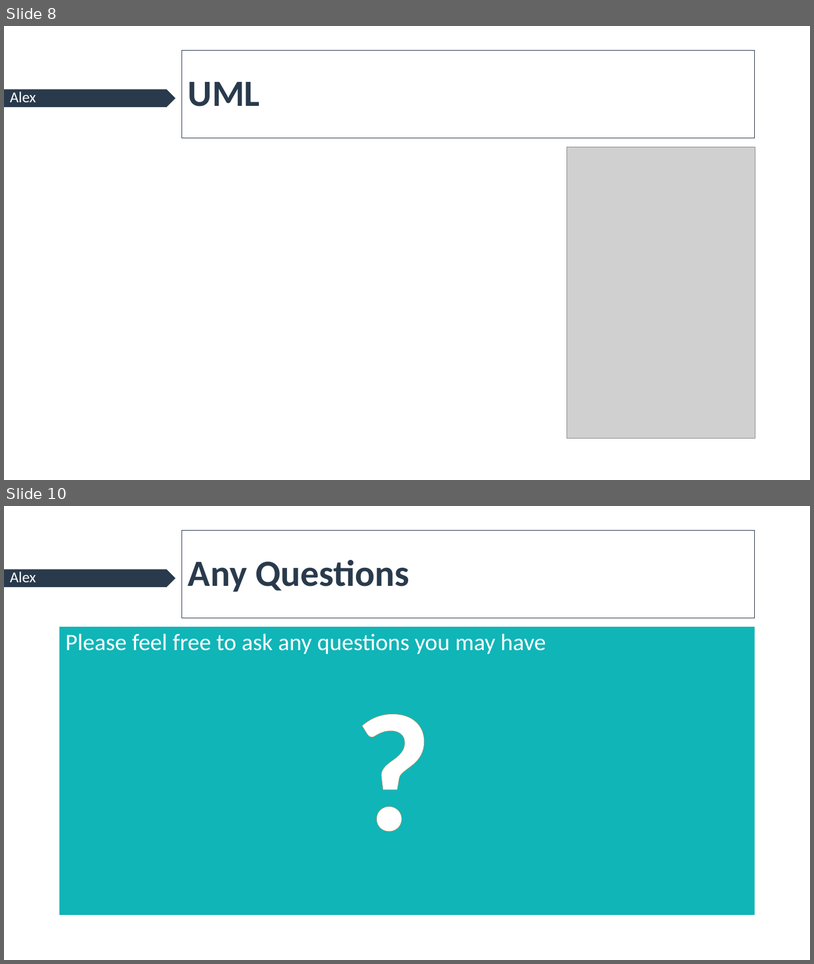
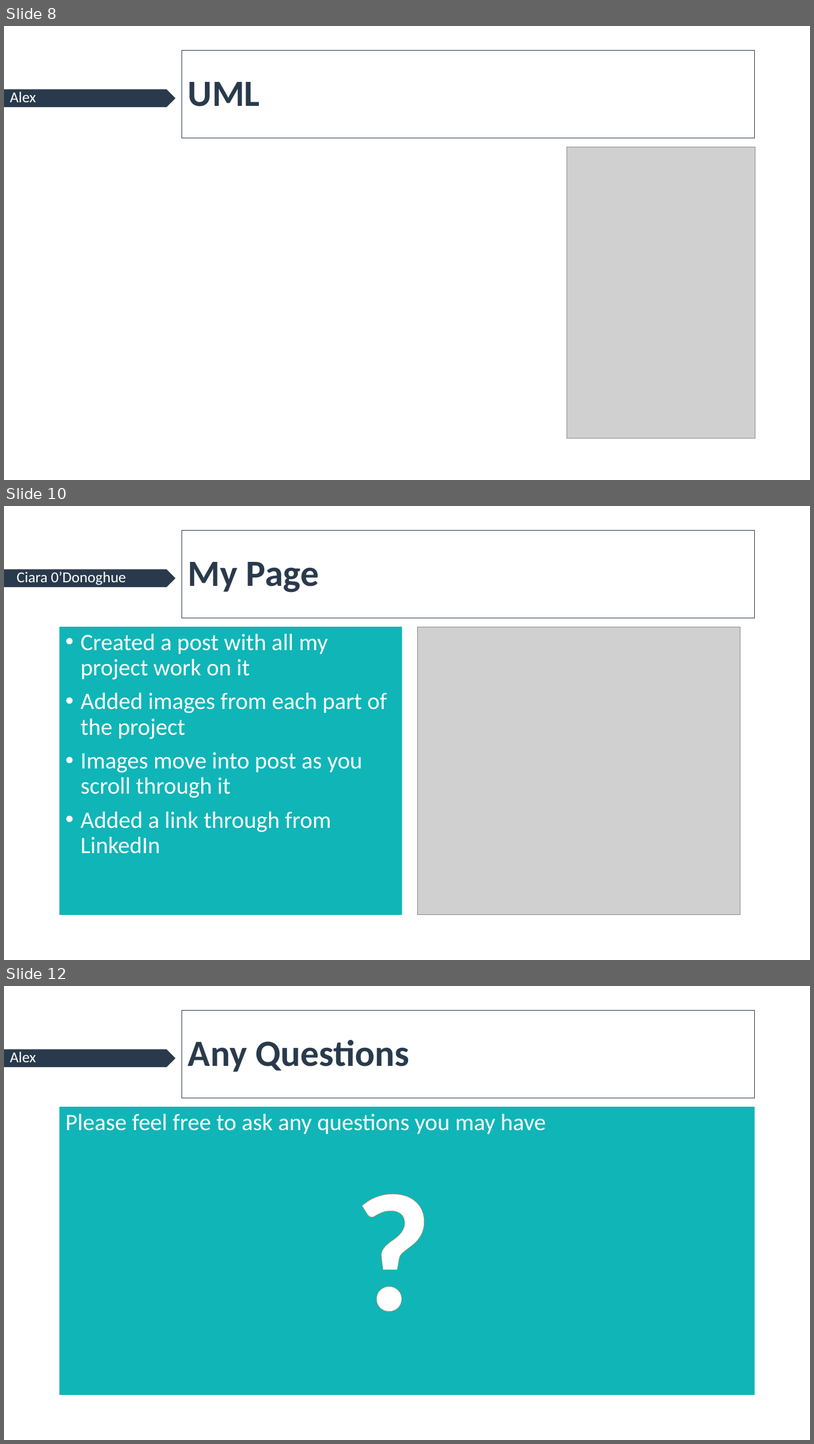
Before and after one commit to x16110498/SABProject, a slide deck: MCTV LTD Presentation.pptx. Shown one above the other, each under a label of ours: slides 8 and 10 before the commit, slides 8, 10 and 12 after it; the slides between them are not shown. The pictures are 814x964 and 814x1444 pixels, drawn with LibreOffice and Linux fonts; fonts in the diff are those of the drawing; grey boxes stand for pictures. Boxes give left, top, right and bottom in pixels: in the first picture for what was removed or moved away, otherwise in the second. Text is boxed around its words. In the diff, an @@ line names an element or a change of style, - is before the commit and + after.

```diff
--- a/MCTV LTD Presentation.pptx
+++ b/MCTV LTD Presentation.pptx
@@ slide 10 added at bbox=[4, 506, 810, 960], background #FFFFFF; not listed: 1 template element that a slide beside it also shows @@
@@ title added at bbox=[182, 530, 755, 618], outline #293A4C 0.75 pt, 44 pt, text #293A4C, bold @@
+My Page
@@ text added at bbox=[17, 571, 126, 585], 18 pt, text #FFFFFF @@
+Ciara 0’Donoghue
@@ text added at bbox=[60, 627, 402, 915], fill #10B5B7, 28 pt, text #FFFFFF @@
+• Created a post with all my project work on it
+• Added images from each part of the project
+• Images move into post as you scroll through it
+• Added a link through from LinkedIn
@@ picture added at bbox=[418, 627, 740, 915] @@
@@ what was slide 10 is now slide 12 @@
```
Also in this commit, not shown: 1 slide changed, 1 other slide added.
